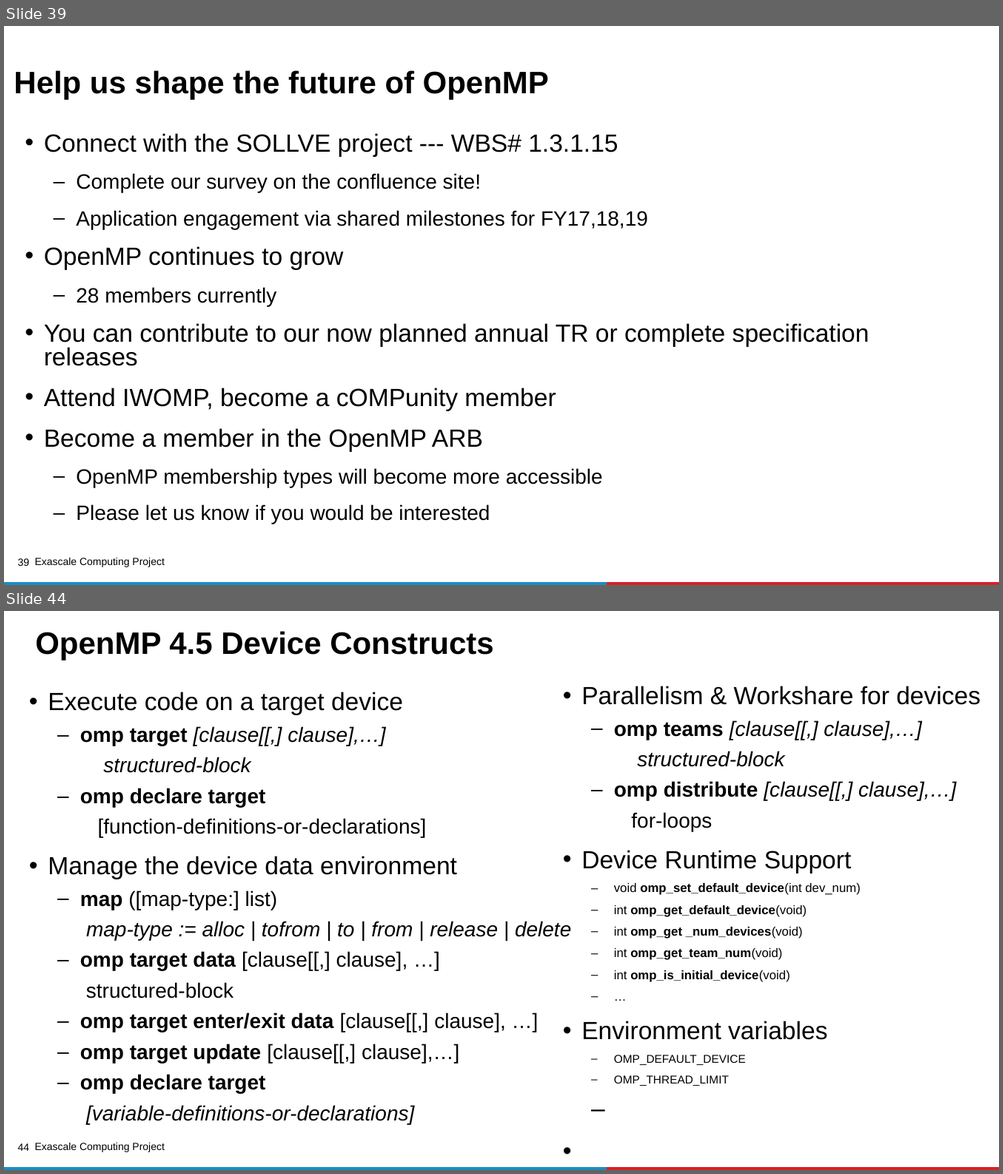
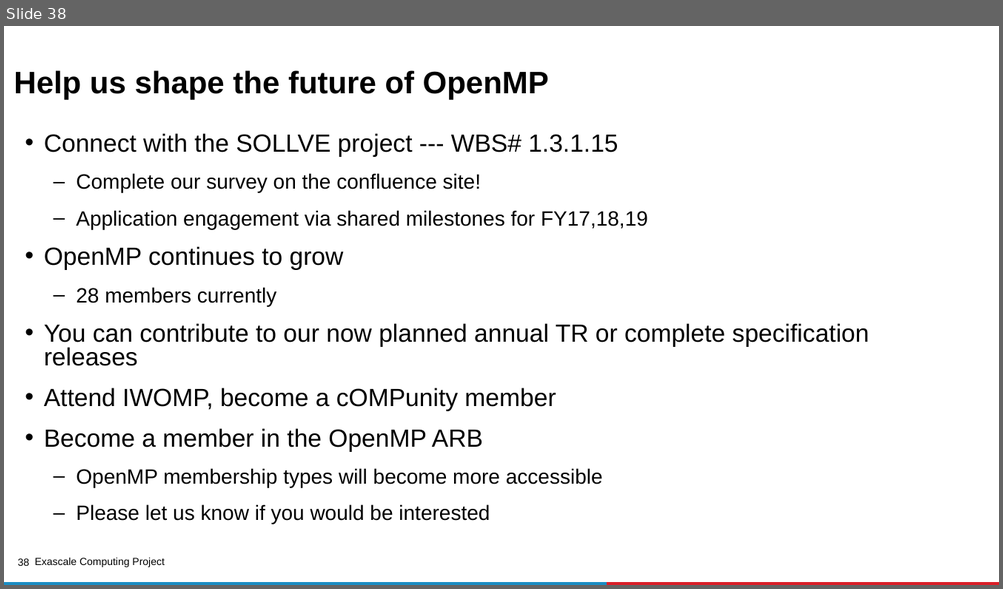
Before and after one commit to kongm/ecp-openmp-material, a slide deck: MPI-OpenMP-tutorial.pptx. Shown one above the other, each under a label of ours: slides 39 and 44 before the commit, slide 38 after it; the slides between them are not shown. The pictures are 1003x1174 and 1003x589 pixels, drawn with LibreOffice and Linux fonts; fonts in the diff are those of the drawing; background and template pictures are left out. Boxes give left, top, right and bottom in pixels: in the first picture for what was removed or moved away, otherwise in the second. Text is boxed around its words. In the diff, an @@ line names an element or a change of style, - is before the commit and + after.

```diff
--- a/MPI-OpenMP-tutorial.pptx
+++ b/MPI-OpenMP-tutorial.pptx
@@ slide 44 removed at bbox=[4, 611, 999, 1170], background #FFFFFF; not listed: 4 template elements that a slide beside it also shows @@
@@ title removed at bbox=[35, 631, 493, 660] @@
-OpenMP 4.5 Device Constructs
@@ text removed at bbox=[48, 692, 921, 1125] @@
-• Execute code on a target device
-  – omp target [clause[[,] clause],…]
-  structured-block
-  – omp declare target
-  [function-definitions-or-declarations]
-• Manage the device data environment
-  – map ([map-type:] list)
-  map-type := alloc | tofrom | to | from | release | delete
-  – omp target data [clause[[,] clause], …]
-  structured-block
-  – omp target enter/exit data [clause[[,] clause], …]
-  – omp target update [clause[[,] clause],…]
-  – omp declare target
-  [variable-definitions-or-declarations]
@@ text removed at bbox=[581, 686, 980, 1086] @@
-• Parallelism & Workshare for devices
-  – omp teams [clause[[,] clause],…]
-  structured-block
-  – omp distribute [clause[[,] clause],…]
-  for-loops
-• Device Runtime Support
-  – void omp_set_default_device(int dev_num)
-  – int omp_get_default_device(void)
-  – int omp_get _num_devices(void)
-  – int omp_get_team_num(void)
-  – int omp_is_initial_device(void)
-  – …
-• Environment variables
-  – OMP_DEFAULT_DEVICE
-  – OMP_THREAD_LIMIT
@@ what was slide 39 is now slide 38 @@
@@ page number at bbox=[18, 559, 30, 566]: text changed @@
-39
+38
```
Also in this commit, not shown: 4 slides changed, 1 slide added, 14 other slides removed.
